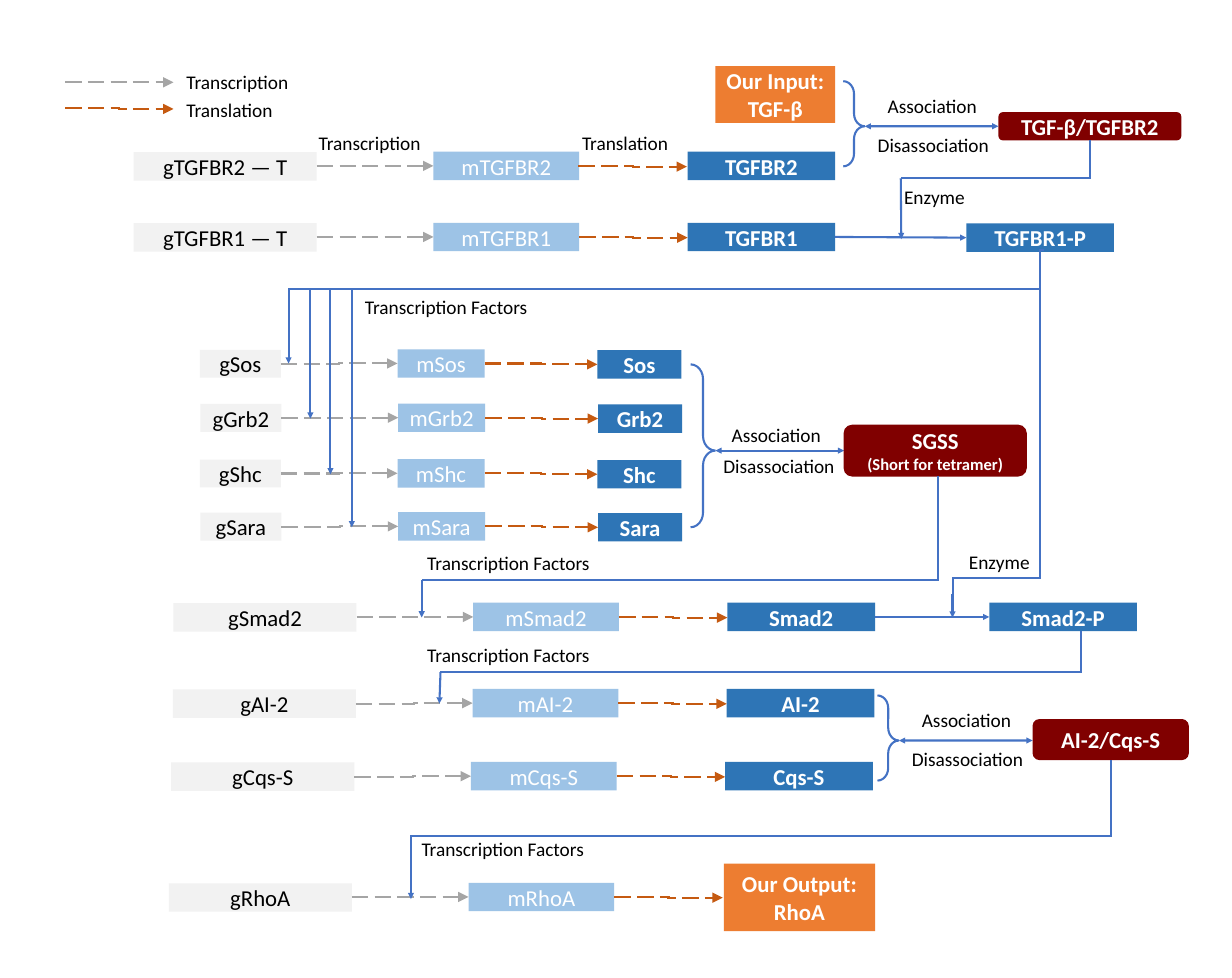
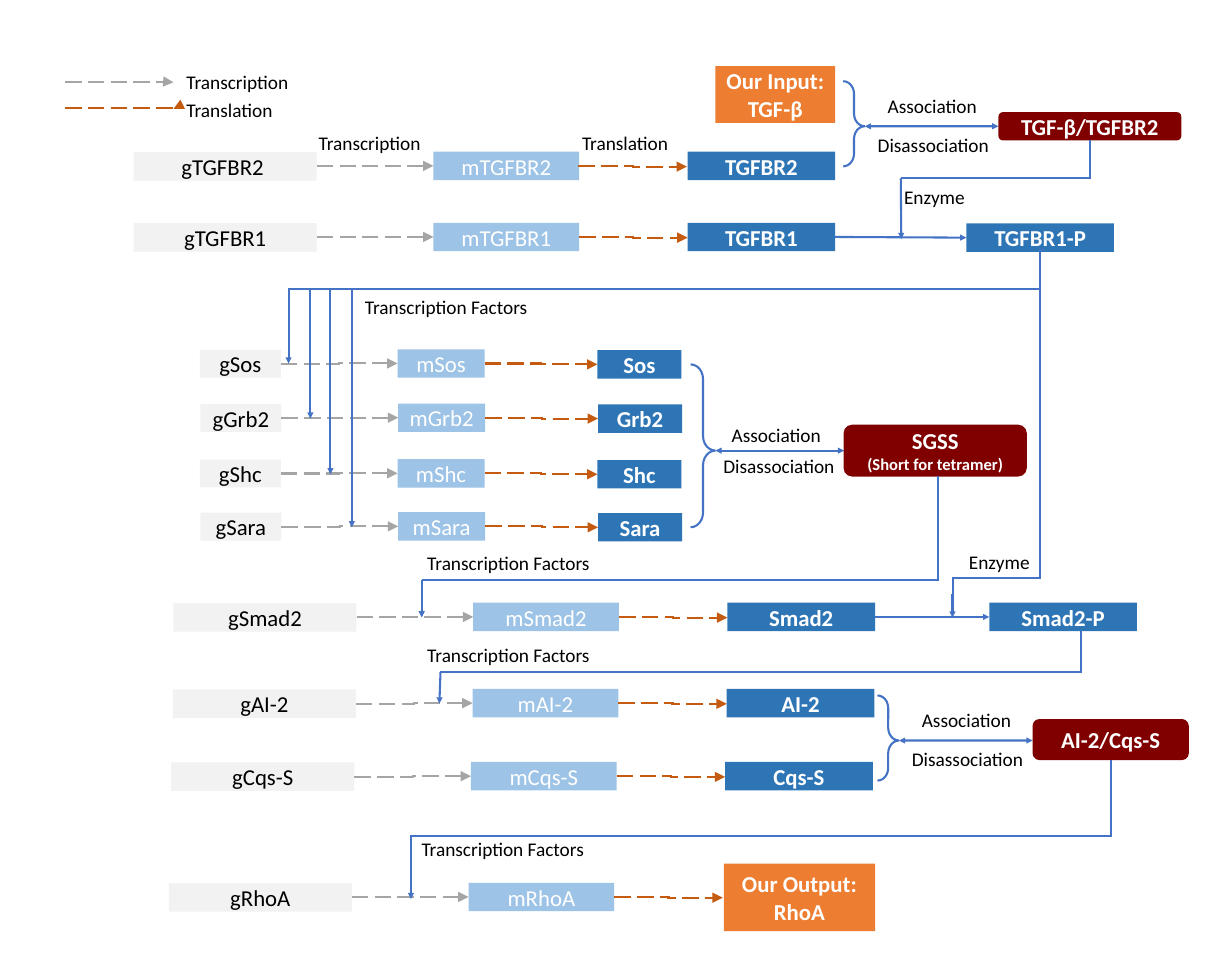
Before and after one commit to handsome12138/IGEM_WINTER_PROJECT, a slide deck: slide 1 of model/PathwayFigure.pptx. Drawn at 1232x978 pixels with LibreOffice and Linux fonts; fonts in the diff are those of the drawing. Boxes give left, top, right and bottom in pixels: in the first picture for what was removed or moved away, otherwise in the second. Text is boxed around its words. In the diff, an @@ line names an element or a change of style, - is before the commit and + after.

```diff
--- a/model/PathwayFigure.pptx
+++ b/model/PathwayFigure.pptx
@@ elbow arrow (65, 108) - (173, 109): route changed @@
@@ text in rectangle at [181,160,263,179]: text changed @@
-gTGFBR2 — T
+gTGFBR2
@@ text in rectangle at [184,231,266,250]: text changed @@
-gTGFBR1 — T
+gTGFBR1
```
Also in this commit, not shown: 24 other files.
